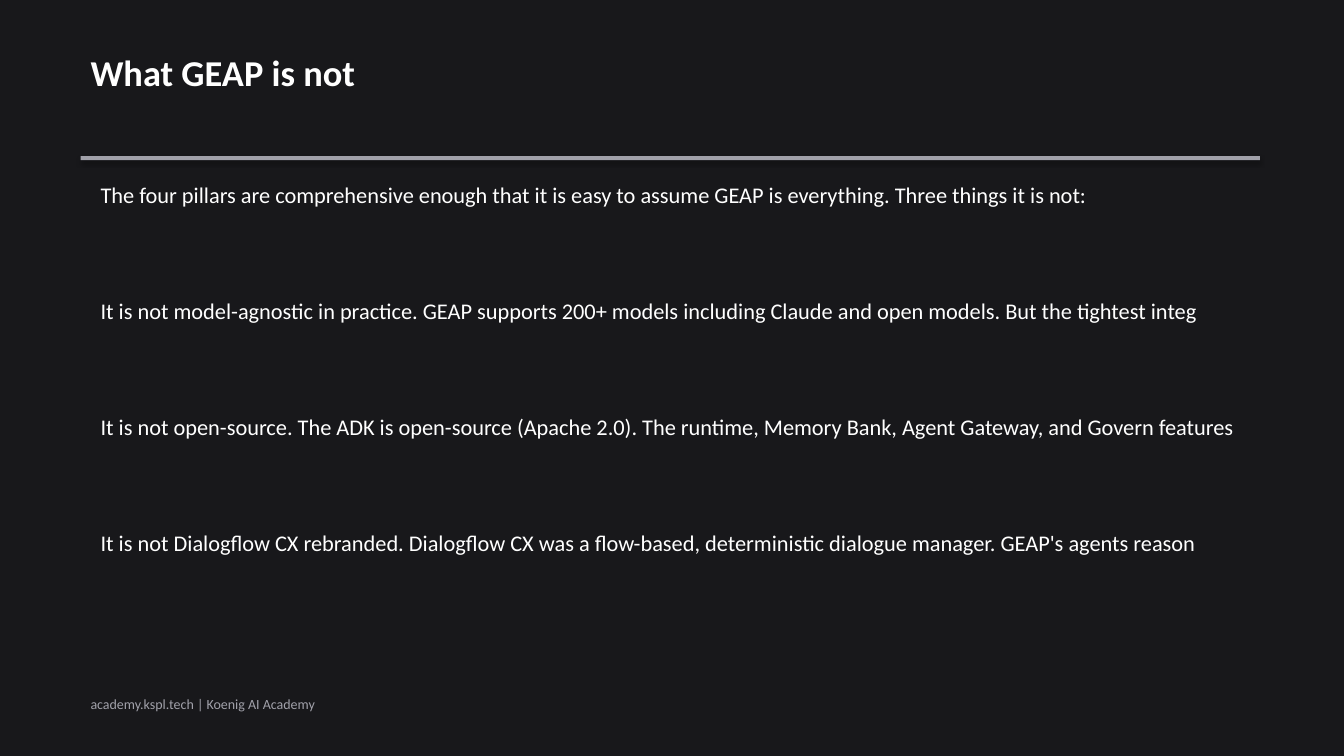
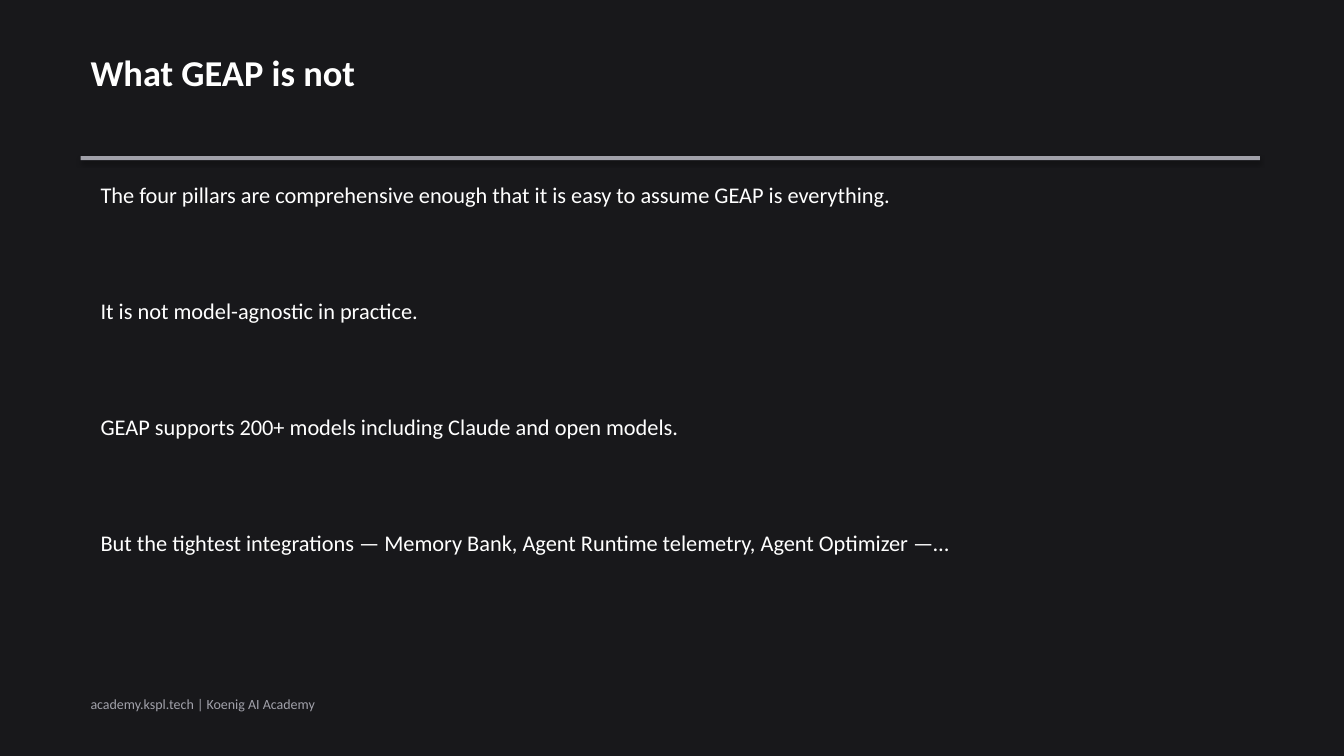
Before and after one commit to Koenig-Solutions-Private-Limited/koenig-ai-org, a slide deck: slide 6 of vault/courses/gemini-enterprise-agents/ch01-slides.pptx. Drawn at 1344x756 pixels with LibreOffice and Linux fonts; fonts in the diff are those of the drawing. Boxes give left, top, right and bottom in pixels: in the first picture for what was removed or moved away, otherwise in the second. Text is boxed around its words. In the diff, an @@ line names an element or a change of style, - is before the commit and + after.

```diff
--- a/vault/courses/gemini-enterprise-agents/ch01-slides.pptx
+++ b/vault/courses/gemini-enterprise-agents/ch01-slides.pptx
@@ text at (101, 187, 890, 207): text changed @@
-The four pillars are comprehensive enough that it is easy to assume GEAP is everything. Three things it is not:
+The four pillars are comprehensive enough that it is easy to assume GEAP is everything.
@@ text at (101, 303, 418, 323): text changed @@
-It is not model-agnostic in practice. GEAP supports 200+ models including Claude and open models. But the tightest integ
+It is not model-agnostic in practice.
@@ text at (101, 419, 678, 439): text changed @@
-It is not open-source. The ADK is open-source (Apache 2.0). The runtime, Memory Bank, Agent Gateway, and Govern features
+GEAP supports 200+ models including Claude and open models.
@@ text at (101, 535, 908, 555): text changed @@
-It is not Dialogflow CX rebranded. Dialogflow CX was a flow-based, deterministic dialogue manager. GEAP's agents reason
+But the tightest integrations — Memory Bank, Agent Runtime telemetry, Agent Optimizer —…
```
Also in this commit, not shown: 5 other slides changed, 2 slides removed, 2 other files.
